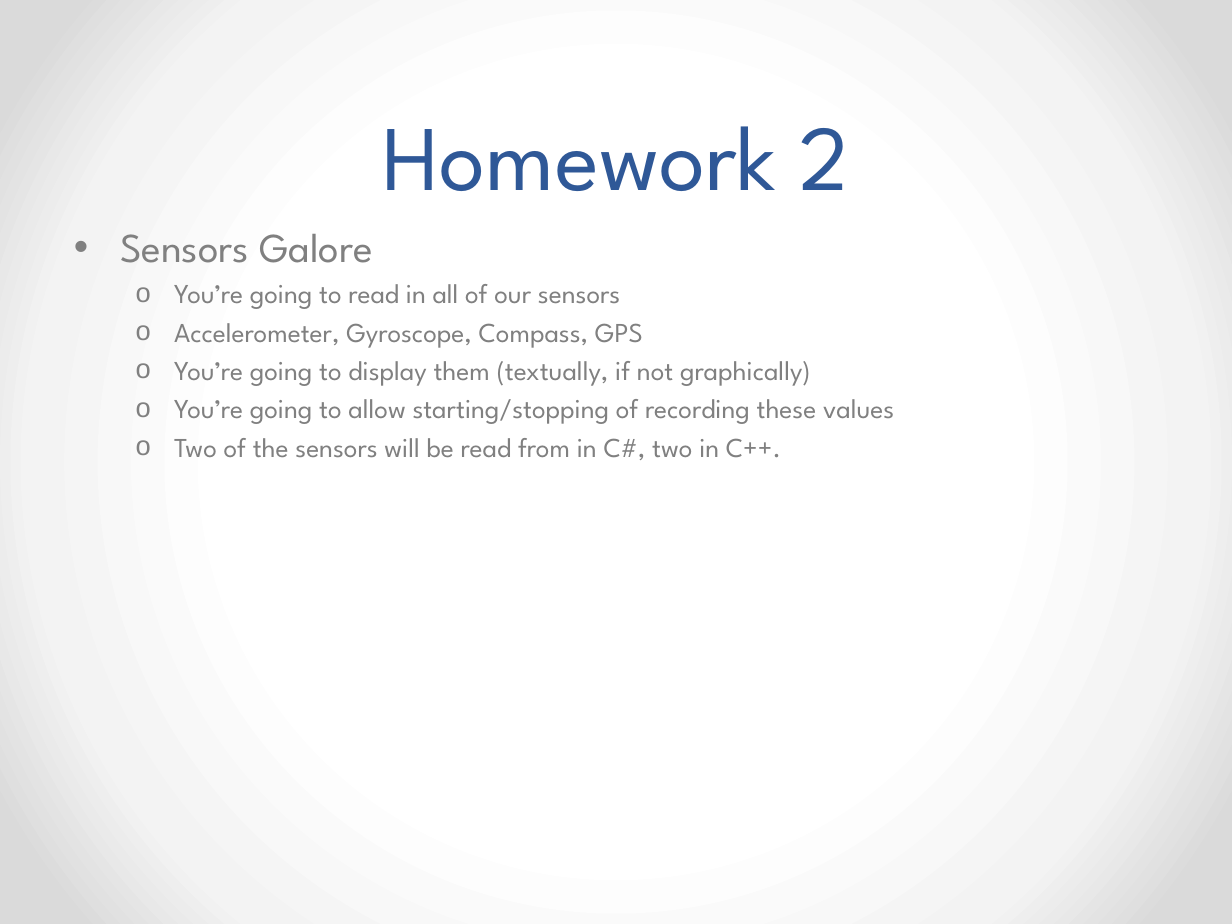
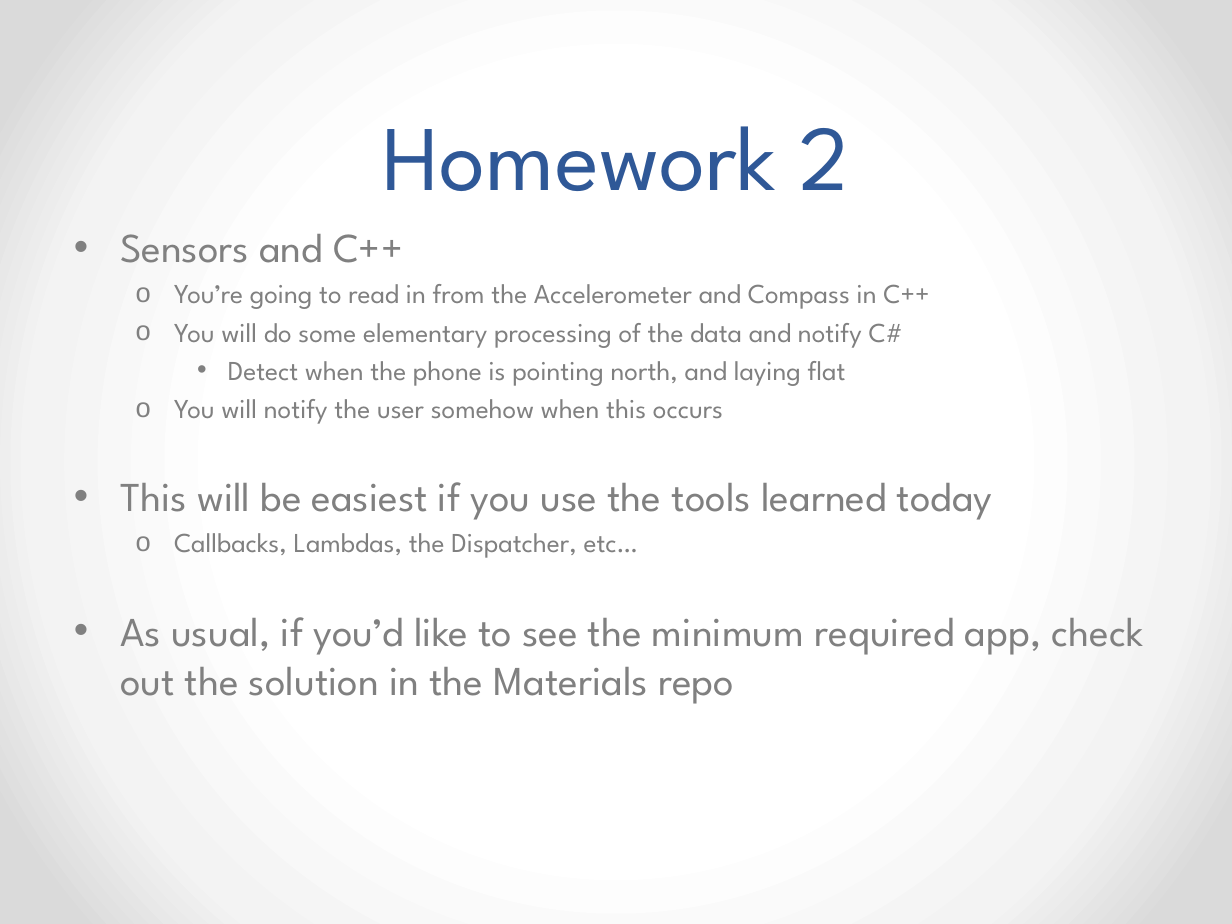
Before and after one commit to EE590-Winter2015/Materials, a slide deck: slide 58 of Week 2/Week 2.pptx (slide 54 before the commit). Drawn at 1232x924 pixels with LibreOffice and Linux fonts; fonts in the diff are those of the drawing. Boxes give left, top, right and bottom in pixels: in the first picture for what was removed or moved away, otherwise in the second. Text is boxed around its words. In the diff, an @@ line names an element or a change of style, - is before the commit and + after.

```diff
--- a/Week 2/Week 2.pptx
+++ b/Week 2/Week 2.pptx
@@ text at (120, 234, 1144, 704): text changed @@
-• Sensors Galore
-  o You’re going to read in all of our sensors
-  o Accelerometer, Gyroscope, Compass, GPS
-  o You’re going to display them (textually, if not graphically)
-  o You’re going to allow starting/stopping of recording these values
-  o Two of the sensors will be read from in C#, two in C++.
+• Sensors and C++
+  o You’re going to read in from the Accelerometer and Compass in C++
+  o You will do some elementary processing of the data and notify C#
+    • Detect when the phone is pointing north, and laying flat
+  o You will notify the user somehow when this occurs
+• This will be easiest if you use the tools learned today
+  o Callbacks, Lambdas, the Dispatcher, etc…
+• As usual, if you’d like to see the minimum required app, check out the solution in the Materials repo
```
Also in this commit, not shown: 3 other slides changed, 4 slides added, 2 other files.
